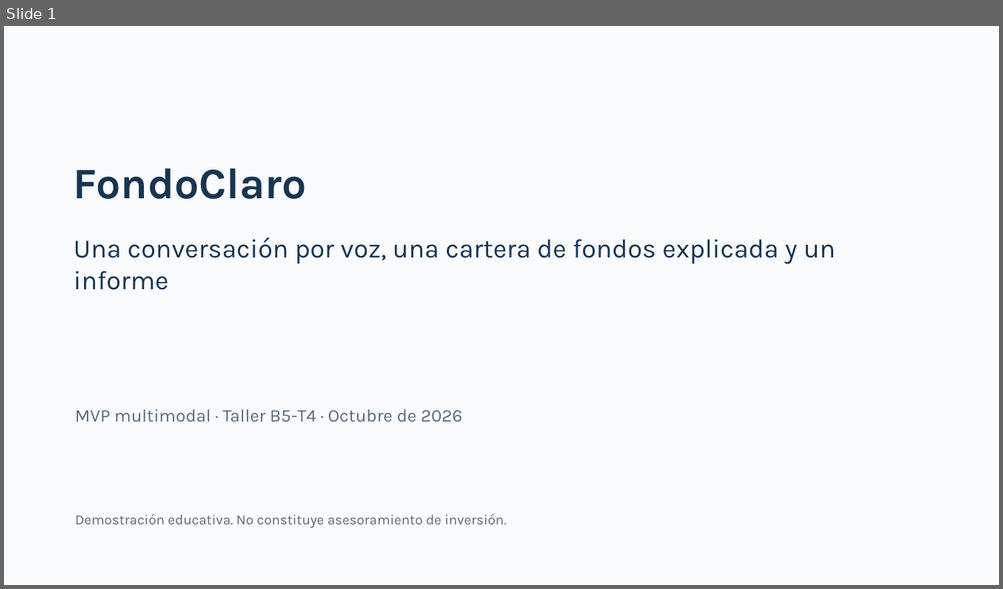
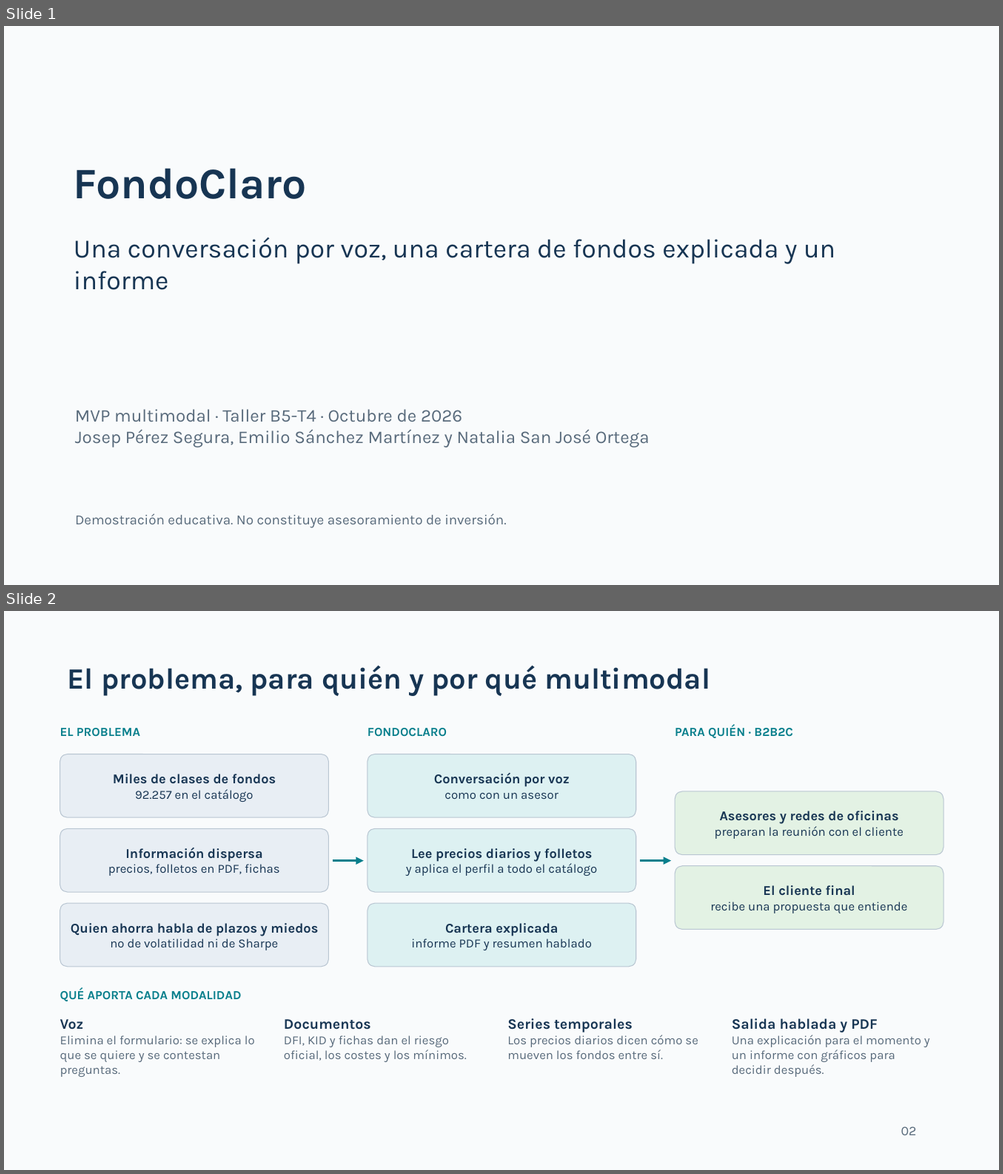
Before and after one commit to NataliaSJO/Taller_B5_T4_Multimodales, a slide deck: docs/pitch_fondoclaro_v3.pptx. Shown one above the other, each under a label of ours: slide 1 before the commit, slides 1 and 2 after it. The pictures are 1003x589 and 1003x1174 pixels, drawn with LibreOffice and Linux fonts; fonts in the diff are those of the drawing. Boxes give left, top, right and bottom in pixels: in the first picture for what was removed or moved away, otherwise in the second. Text is boxed around its words. In the diff, an @@ line names an element or a change of style, - is before the commit and + after.

```diff
--- a/docs/pitch_fondoclaro_v3.pptx
+++ b/docs/pitch_fondoclaro_v3.pptx
@@ slide 2 added at (x1=4, y1=611, x2=999, y2=1170), background #F9FBFC @@
@@ text added at (x1=68, y1=665, x2=710, y2=696), 28.5 pt, text #173553, bold @@
+El problema, para quién y por qué multimodal
@@ text added at (x1=60, y1=728, x2=140, y2=736), 12 pt, text #087F8C, bold @@
+EL PROBLEMA
@@ text added at (x1=367, y1=728, x2=447, y2=737), 12 pt, text #087F8C, bold @@
+FONDOCLARO
@@ text added at (x1=674, y1=726, x2=793, y2=738), 12 pt, text #087F8C, bold @@
+PARA QUIÉN · B2B2C
@@ rounded rectangle added at (x1=60, y1=755, x2=329, y2=817), fill #E8EEF4, outline #B9C6D2 0.75 pt, 13 pt, text #173553, bold @@
+Miles de clases de fondos
+92.257 en el catálogo
@@ rounded rectangle added at (x1=367, y1=755, x2=636, y2=817), fill #DDF1F2, outline #B9C6D2 0.75 pt, 13 pt, text #173553, bold @@
+Conversación por voz
+como con un asesor
@@ rounded rectangle added at (x1=674, y1=792, x2=943, y2=855), fill #E3F2E4, outline #B9C6D2 0.75 pt, 12 pt, text #173553 @@
+Asesores y redes de oficinas
+preparan la reunión con el cliente
@@ rounded rectangle added at (x1=60, y1=829, x2=329, y2=892), fill #E8EEF4, outline #B9C6D2 0.75 pt, 12 pt, text #173553 @@
+Información dispersa
+precios, folletos en PDF, fichas
@@ rounded rectangle added at (x1=367, y1=829, x2=636, y2=892), fill #DDF1F2, outline #B9C6D2 0.75 pt, 12 pt, text #173553 @@
+Lee precios diarios y folletos
+y aplica el perfil a todo el catálogo
@@ arrow added from (333, 861) to (364, 861), #087F8C 2.5 pt @@
@@ arrow added from (640, 861) to (671, 861), #087F8C 2.5 pt @@
@@ rounded rectangle added at (x1=674, y1=866, x2=943, y2=930), fill #E3F2E4, outline #B9C6D2 0.75 pt, 12 pt, text #173553 @@
+El cliente final
+recibe una propuesta que entiende
@@ rounded rectangle added at (x1=60, y1=903, x2=329, y2=967), fill #E8EEF4, outline #B9C6D2 0.75 pt, 13 pt, text #173553, bold @@
+Quien ahorra habla de plazos y miedos
+no de volatilidad ni de Sharpe
@@ rounded rectangle added at (x1=367, y1=903, x2=636, y2=967), fill #DDF1F2, outline #B9C6D2 0.75 pt, 12 pt, text #173553 @@
+Cartera explicada
+informe PDF y resumen hablado
@@ text added at (x1=60, y1=988, x2=241, y2=1002), 12 pt, text #087F8C, bold @@
+QUÉ APORTA CADA MODALIDAD
@@ text added at (x1=60, y1=1019, x2=255, y2=1077), 12 pt, text #586A7B @@
+Voz
+Elimina el formulario: se explica lo que se quiere y se contestan preguntas.
@@ text added at (x1=284, y1=1019, x2=466, y2=1062), 12 pt, text #586A7B @@
+Documentos
+DFI, KID y fichas dan el riesgo oficial, los costes y los mínimos.
@@ text added at (x1=507, y1=1019, x2=697, y2=1059), 12 pt, text #586A7B @@
+Series temporales
+Los precios diarios dicen cómo se mueven los fondos entre sí.
@@ text added at (x1=731, y1=1019, x2=930, y2=1077), 12 pt, text #586A7B @@
+Salida hablada y PDF
+Una explicación para el momento y un informe con gráficos para decidir después.
@@ text added at (x1=901, y1=1127, x2=916, y2=1136), 12.8 pt, text #586A7B @@
+02
@@ slide 1 changed as well @@
@@ text at (x1=75, y1=429, x2=649, y2=448): paragraph added @@
+Josep Pérez Segura, Emilio Sánchez Martínez y Natalia San José Ortega
```
Also in this commit, not shown: 4 other slides changed, 6 other slides added.
